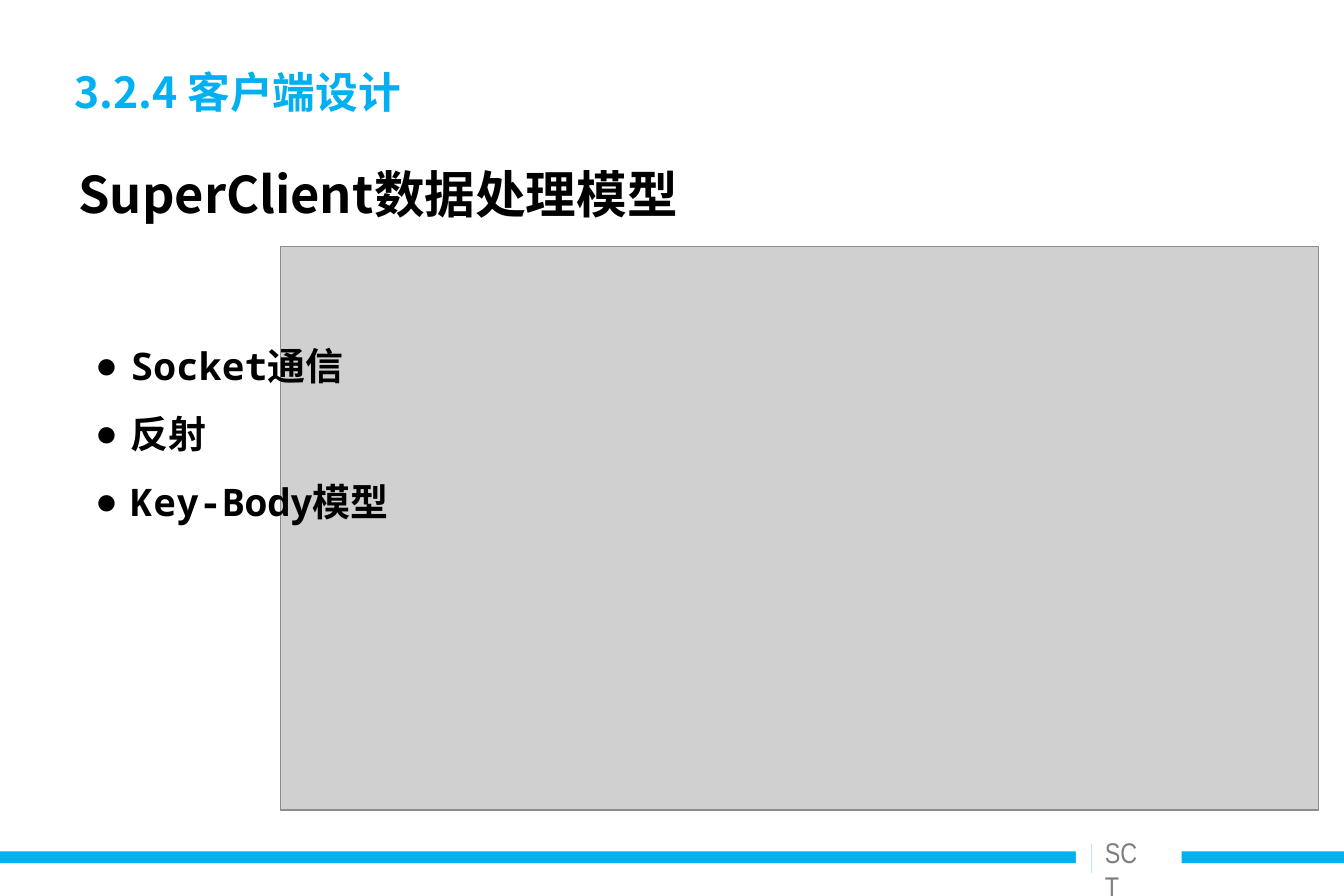
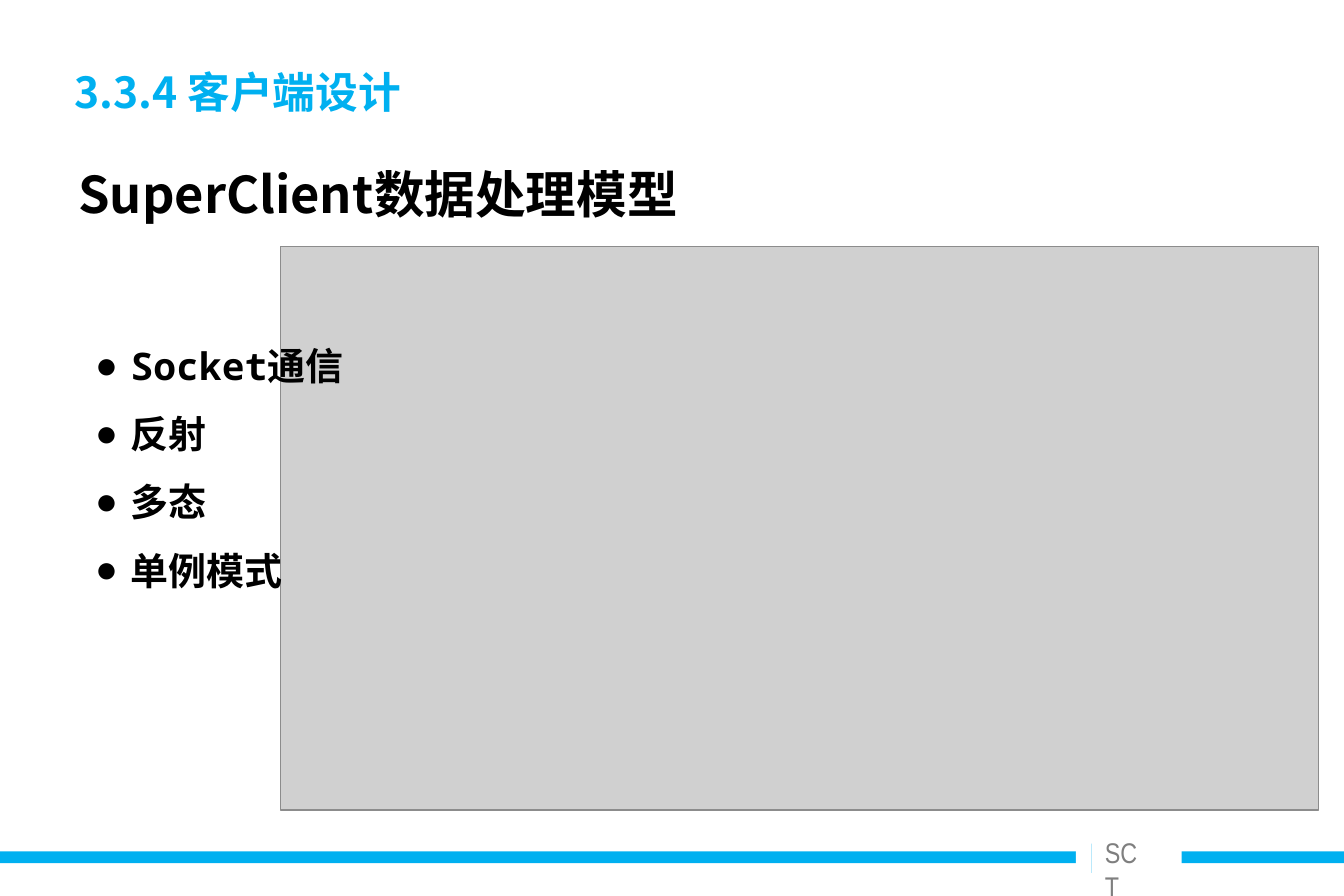
Before and after one commit to Snowin1994/-, a slide deck: slide 20 of 毕业设计相关/答辩ppt/安全聊天工具的设计与实现_v0.9.ppt (slide 22 before the commit). Drawn at 1344x896 pixels with LibreOffice and Linux fonts; fonts in the diff are those of the drawing; grey boxes stand for pictures. Boxes give left, top, right and bottom in pixels: in the first picture for what was removed or moved away, otherwise in the second. Text is boxed around its words. In the diff, an @@ line names an element or a change of style, - is before the commit and + after.

```diff
--- a/毕业设计相关/答辩ppt/安全聊天工具的设计与实现_v0.9.ppt
+++ b/毕业设计相关/答辩ppt/安全聊天工具的设计与实现_v0.9.ppt
@@ title at (74, 71, 400, 112): text changed @@
-3.2.4 客户端设计
+3.3.4 客户端设计
@@ text at (131, 483, 283, 595): text changed @@
-● Key-Body模型
+● 多态
+● 单例模式
```
Also in this commit, not shown: 21 other slides changed, 4 slides added, 7 slides removed, 23 other files.
